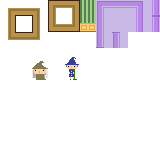
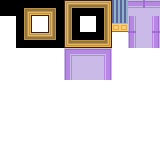
Layers edited between the first and the second 160×160 image:
added layer "Layer 16" above "Layer 15" over [0,0,160,80]
moved "Layer 13" into group "Group 1" over [112,16,128,32]
moved "Layer 10" into group "Group 1" over [32,16,40,39]
moved "Layer 11" into group "Group 1" over [32,9,40,16]
moved "Layer 12 copy" into group "Group 1" over [96,32,112,48]
moved "Layer 14 copy" into group "Group 1" over [32,32,128,80]
moved "Layer 12" into group "Group 1" over [152,16,160,32]
moved "Layer 14" into group "Group 1" over [144,0,160,16]
moved "Layer 9" into group "Group 1" over [128,0,144,32]
moved "Layer 8" into group "Group 1" over [48,0,80,32]
moved "Layer 7" into group "Group 1" over [8,32,32,40]
moved "Layer 6" into group "Group 1" over [96,0,128,32]
moved "Layer 5" into group "Group 1" over [80,16,96,32]
moved "Layer 4" into group "Group 1" over [80,0,96,16]
moved "Layer 3" into group "Group 1" over [8,16,16,32]
moved "Layer 2" into group "Group 1" over [16,8,32,16]
moved "Layer 1" into group "Group 1" over [8,8,16,16]
hid "Background" over [0,0,160,80]
